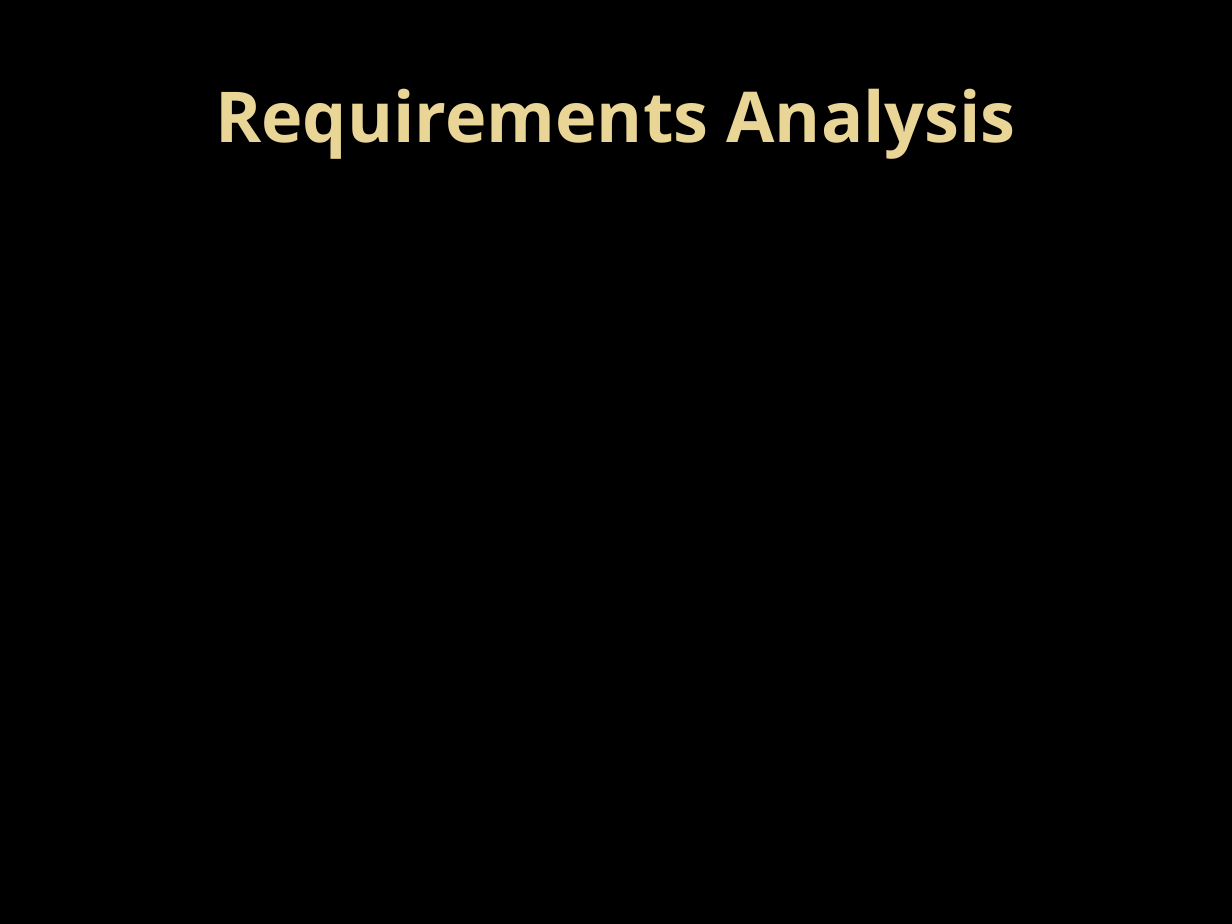
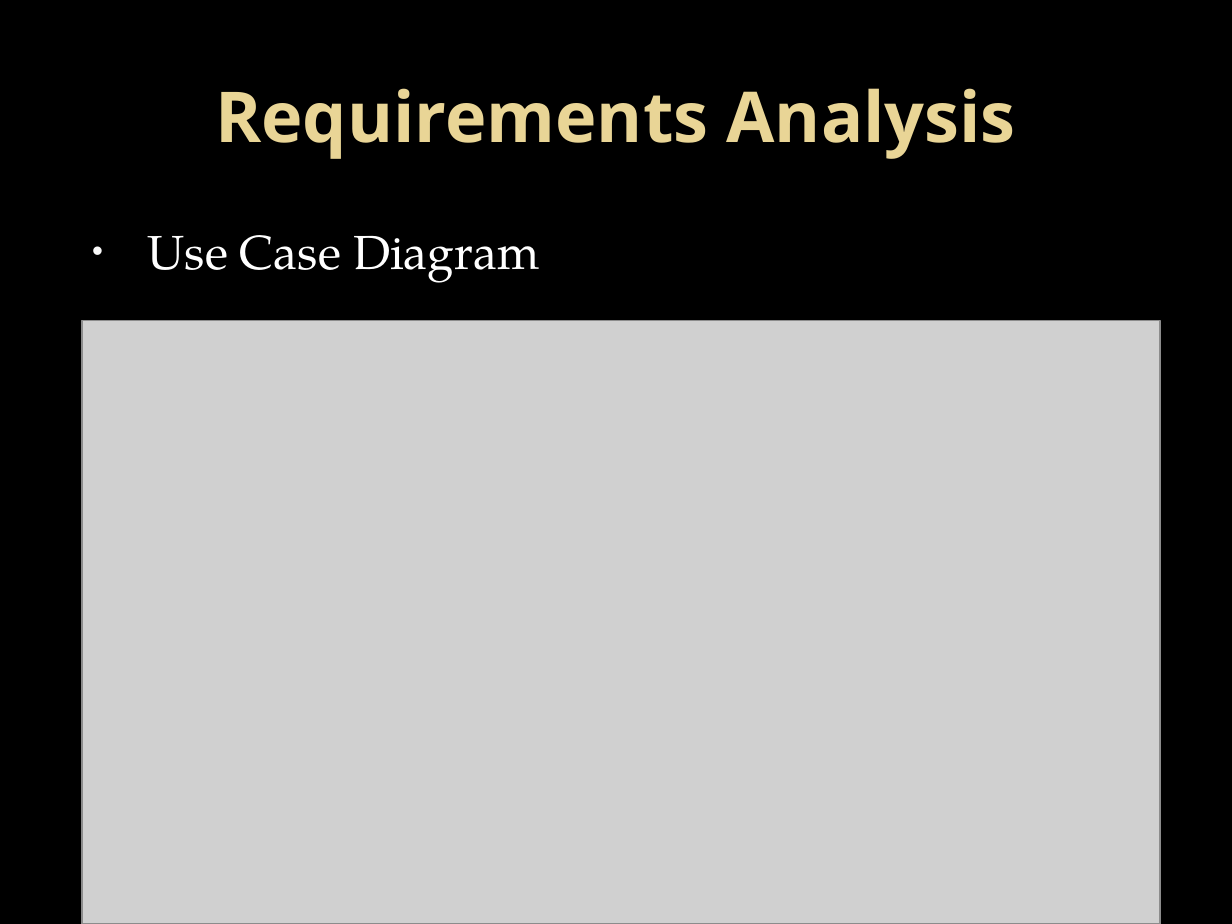
Before and after one commit to GroupIntensioMemoryGame/ProjectFiles, a slide deck: slide 10 of Delivery Briefing/Delivery Briefing.pptx (slide 9 before the commit). Drawn at 1232x924 pixels with LibreOffice and Linux fonts; fonts in the diff are those of the drawing; grey boxes stand for pictures; background and template pictures are left out. Boxes give left, top, right and bottom in pixels: in the first picture for what was removed or moved away, otherwise in the second. Text is boxed around its words. In the diff, an @@ line names an element or a change of style, - is before the commit and + after.

```diff
--- a/Delivery Briefing/Delivery Briefing.pptx
+++ b/Delivery Briefing/Delivery Briefing.pptx
@@ text added at (148,235,539,283), 28 pt, text #FFFFFF @@
+• Use Case Diagram
@@ picture added at (83,320,1161,924) @@
```
Also in this commit, not shown: 10 other slides changed, 5 slides added, 4 slides removed.
